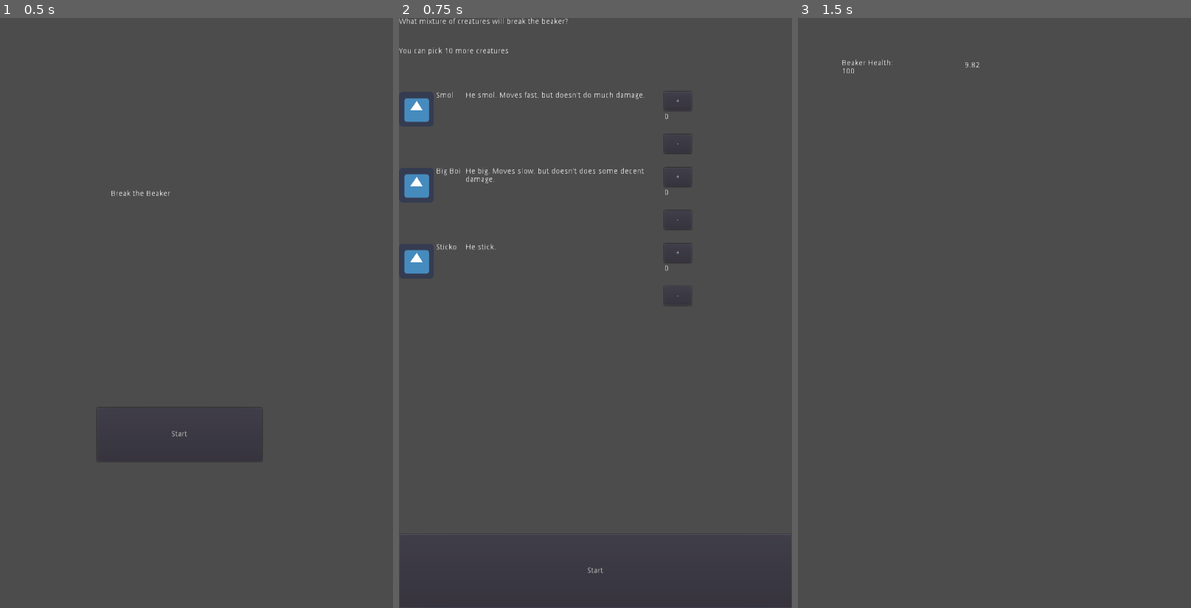
Above: before the commit, frames 1-3 (left to right).
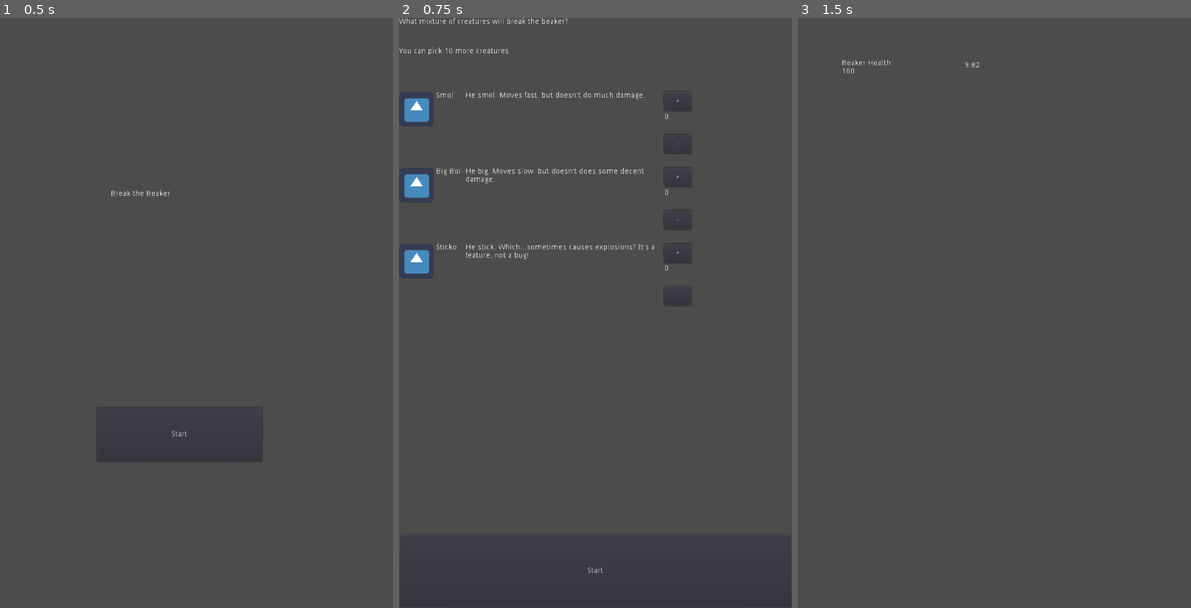
Above: after the commit, the same moments.

Repository: HaywardMorihara/2021SepGameJam
Game: Godot game, scene res://menu/MainMenu.tscn
Two runs of this game, one before a commit and one after it. Both use one fixed random seed, a clock stepped at 60 frames per second and the inputs below. The engine's default icon, where the game draws it, is replaced by a stand-in: a white triangle on a blue panel in a dark square.
Inputs:
- Up to frame 1 (0.5 s): no input
- Up to frame 2 (0.75 s): click "Start" at 0.5 s
- Up to frame 3 (1.5 s): click "Start" at 1.25 s

Frame 1 is identical in both runs. In frame 2, 0.2% of the frame differs, in the area x 17-65%, y 38-41%; in frame 3, nothing differs.

Commit message:
Creature Large & X Sprites

Diff:
--- a/Global.gd
+++ b/Global.gd
@@ -15,7 +15,7 @@
 	},
 	"CreatureX.tscn": {
 		"name": "Sticko",
-		"description": "He stick.",
+		"description": "He stick. Which...sometimes causes explosions? It's a feature, not a bug!",
 		"count": 0
 	}
 }
--- a/game/creatures/CreatureLarge.tscn
+++ b/game/creatures/CreatureLarge.tscn
@@ -1,12 +1,24 @@
-[gd_scene load_steps=3 format=2]
+[gd_scene load_steps=5 format=2]
 
 [ext_resource path="res://game/creatures/CreatureBase.tscn" type="PackedScene" id=1]
+[ext_resource path="res://assets/sprites/creature_large.png" type="Texture" id=2]
 
 [sub_resource type="CircleShape2D" id=1]
 radius = 20.0
+
+[sub_resource type="SpriteFrames" id=2]
+animations = [ {
+"frames": [ ExtResource( 2 ) ],
+"loop": true,
+"name": "default",
+"speed": 5.0
+} ]
 
 [node name="CreatureRigidBody2D" instance=ExtResource( 1 )]
 mass = 2.0
 
 [node name="CollisionShape2D" parent="." index="0"]
 shape = SubResource( 1 )
+
+[node name="AnimatedSprite" type="AnimatedSprite" parent="." index="1"]
+frames = SubResource( 2 )
--- a/game/creatures/CreatureSmall.tscn
+++ b/game/creatures/CreatureSmall.tscn
@@ -16,4 +16,3 @@
 
 [node name="AnimatedSprite" type="AnimatedSprite" parent="." index="1"]
 frames = SubResource( 1 )
-animation = "New Anim"
--- a/game/creatures/CreatureX.tscn
+++ b/game/creatures/CreatureX.tscn
@@ -1,10 +1,19 @@
-[gd_scene load_steps=5 format=2]
+[gd_scene load_steps=7 format=2]
 
 [ext_resource path="res://game/creatures/CreatureBase.tscn" type="PackedScene" id=1]
 [ext_resource path="res://game/creatures/physics_materials/CreatureX.tres" type="PhysicsMaterial" id=2]
 [ext_resource path="res://game/creatures/CreatureX.gd" type="Script" id=3]
+[ext_resource path="res://assets/sprites/creature_x.png" type="Texture" id=4]
 
 [sub_resource type="CapsuleShape2D" id=1]
+
+[sub_resource type="SpriteFrames" id=2]
+animations = [ {
+"frames": [ ExtResource( 4 ) ],
+"loop": true,
+"name": "default",
+"speed": 5.0
+} ]
 
 [node name="CreatureRigidBody2D" instance=ExtResource( 1 )]
 physics_material_override = ExtResource( 2 )
@@ -14,4 +23,7 @@
 [node name="CollisionShape2D" parent="." index="0"]
 shape = SubResource( 1 )
 
+[node name="AnimatedSprite" type="AnimatedSprite" parent="." index="1"]
+frames = SubResource( 2 )
+
 [connection signal="body_entered" from="." to="." method="_on_CreatureX_body_entered"]
Binary file added: assets/sprites/creature_large.png
Not shown, added: assets/sprites/creature_large.png.import
Binary file added: assets/sprites/creature_x.png
Not shown, added: assets/sprites/creature_x.png.import
